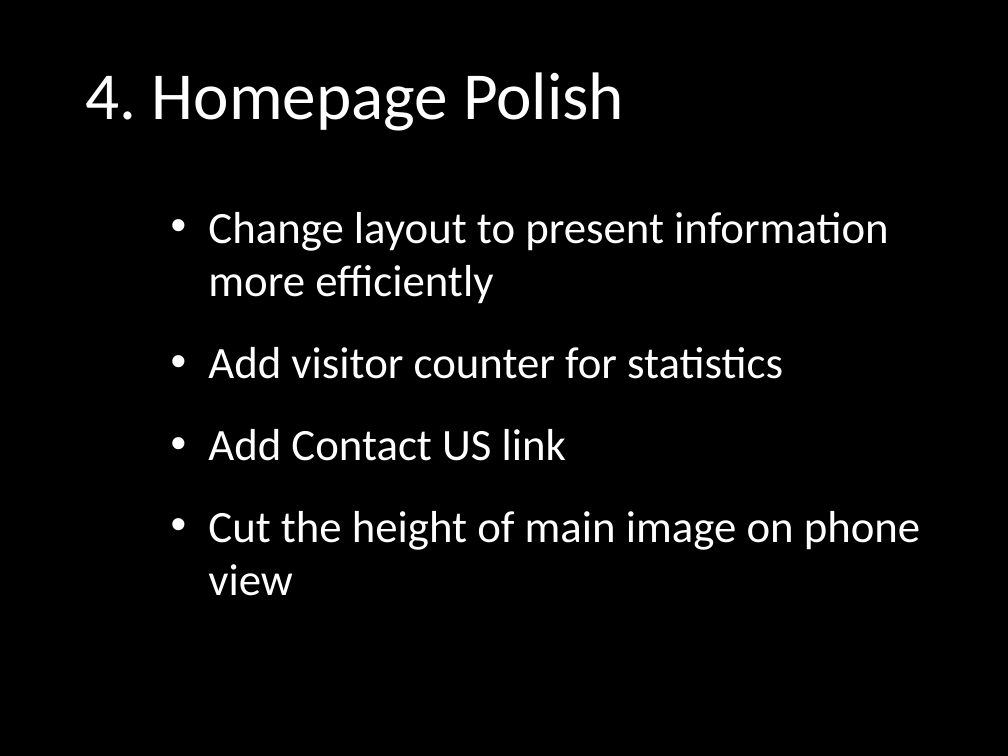
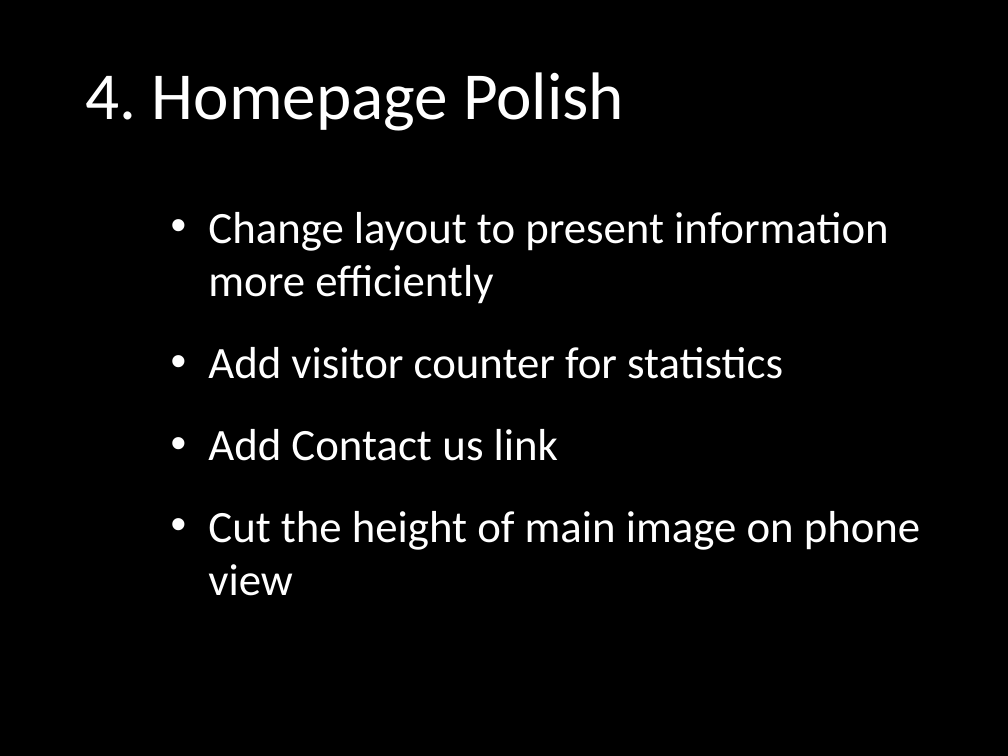
Before and after one commit to yadwinds/761_VEL, a slide deck: slide 5 of PCB/09 Final/Final Presentation (VEL).pptx. Drawn at 1008x756 pixels with LibreOffice and Linux fonts; fonts in the diff are those of the drawing; background and template pictures are left out. Boxes give left, top, right and bottom in pixels: in the first picture for what was removed or moved away, otherwise in the second. Text is boxed around its words. In the diff, an @@ line names an element or a change of style, - is before the commit and + after.

```diff
--- a/PCB/09 Final/Final Presentation (VEL).pptx
+++ b/PCB/09 Final/Final Presentation (VEL).pptx
@@ text at (208, 429, 558, 461): text changed @@
-• Add Contact US link
+• Add Contact us link
```
Also in this commit, not shown: 4 other slides changed, 4 slides added.
